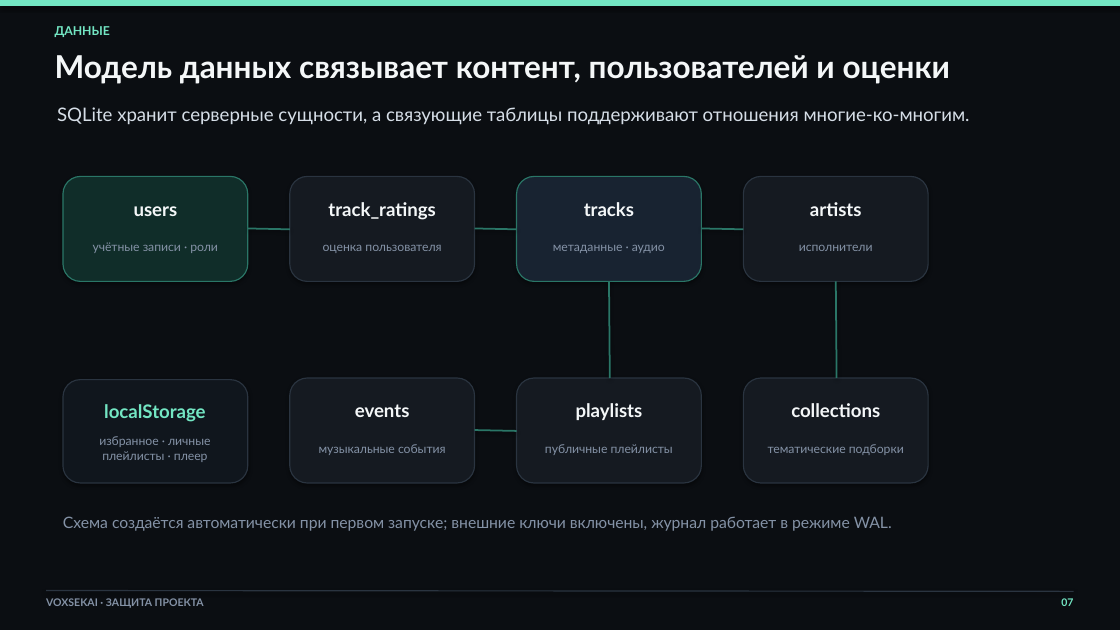
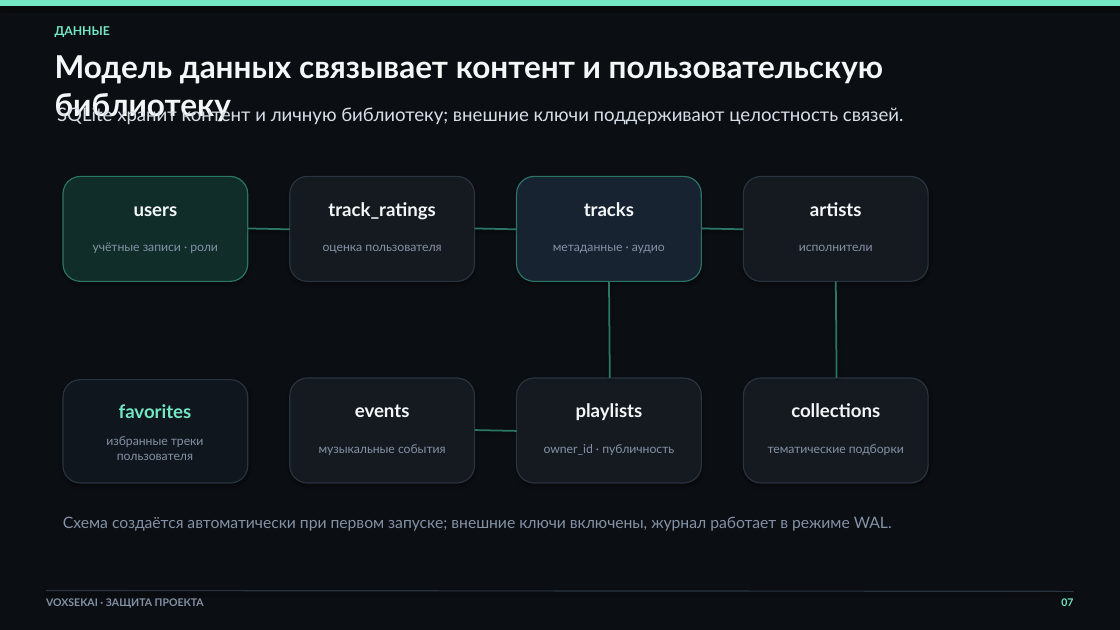
Before and after one commit to Yoshimru/voxsekai, a slide deck: slide 7 of reports/Презентация VoxSekai.pptx. Drawn at 1120x630 pixels with LibreOffice and Linux fonts; fonts in the diff are those of the drawing. Boxes give left, top, right and bottom in pixels: in the first picture for what was removed or moved away, otherwise in the second. Text is boxed around its words. In the diff, an @@ line names an element or a change of style, - is before the commit and + after.

```diff
--- a/reports/Презентация VoxSekai.pptx
+++ b/reports/Презентация VoxSekai.pptx
@@ text at [55,55,883,122]: text changed @@
-Модель данных связывает контент, пользователей и оценки
+Модель данных связывает контент и пользовательскую библиотеку
@@ text at [57,105,904,125]: text changed @@
-SQLite хранит серверные сущности, а связующие таблицы поддерживают отношения многие-ко-многим.
+SQLite хранит контент и личную библиотеку; внешние ключи поддерживают целостность связей.
@@ text at [119,404,192,418]: text changed @@
-localStorage
+favorites
@@ text at [106,436,204,460]: text changed @@
-избранное · личные плейлисты · плеер
+избранные треки пользователя
@@ text at [544,444,674,455]: text changed @@
-публичные плейлисты
+owner_id · публичность
```
Also in this commit, not shown: 5 other slides changed, 7 other files.
